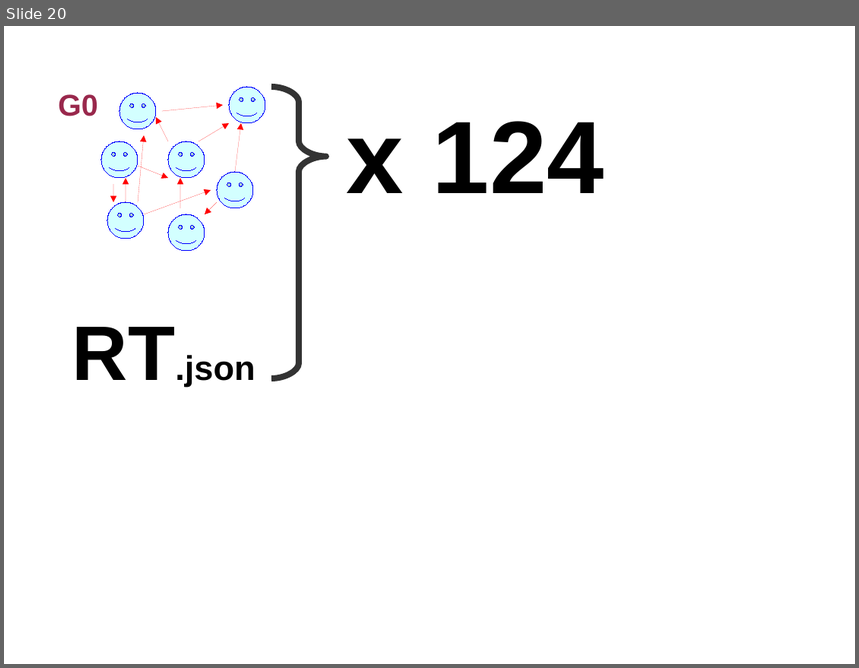
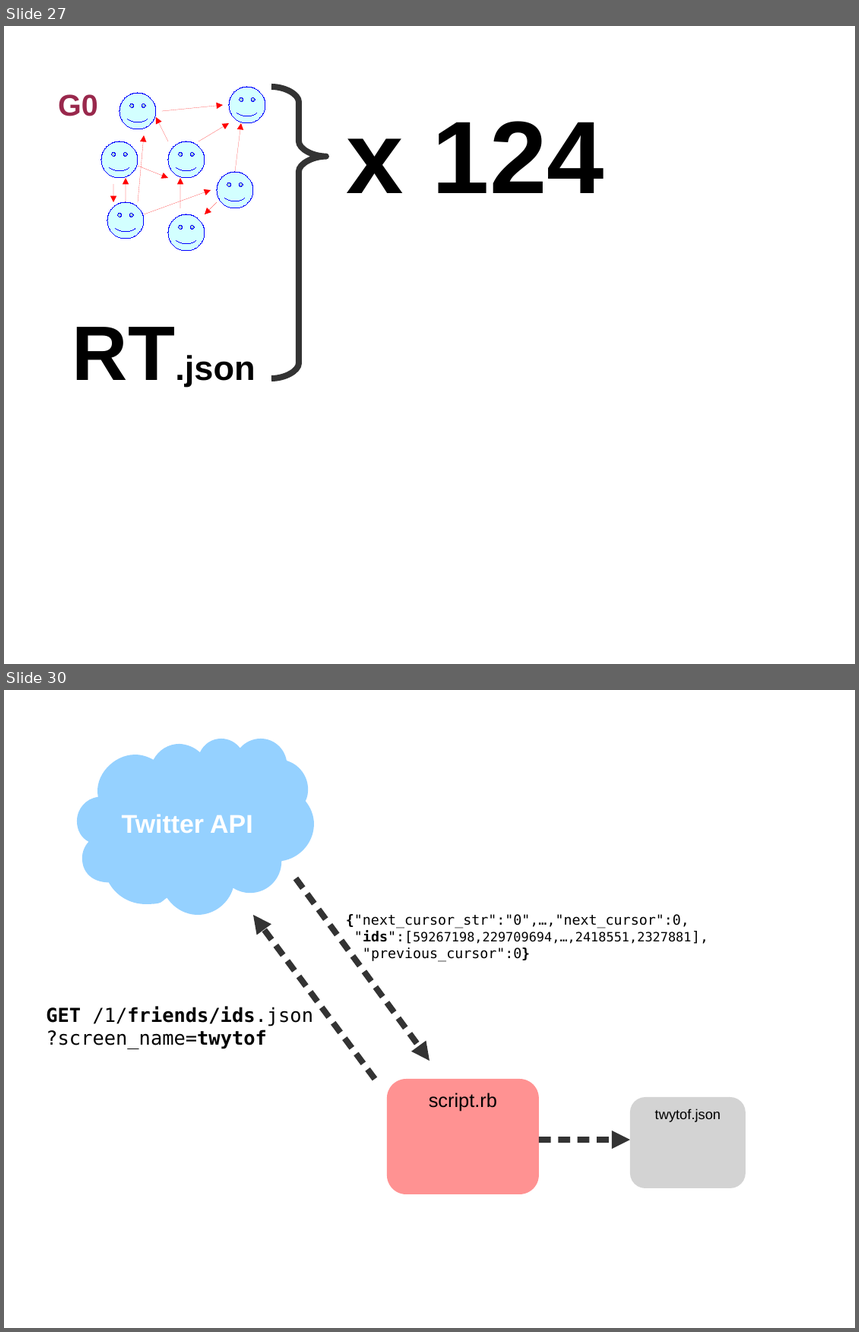
Before and after one commit to bfontaine/TwitterLiafa, a slide deck: docs/slides_fin_stage.odp. Shown one above the other, each under a label of ours: slide 20 before the commit, slides 27 and 30 after it; the slides between them are not shown. The pictures are 859x668 and 859x1332 pixels, drawn with LibreOffice and Linux fonts; fonts in the diff are those of the drawing. Boxes give left, top, right and bottom in pixels: in the first picture for what was removed or moved away, otherwise in the second. Text is boxed around its words. In the diff, an @@ line names an element or a change of style, - is before the commit and + after.

```diff
--- a/docs/slides_fin_stage.odp
+++ b/docs/slides_fin_stage.odp
@@ slide 30 added at (4, 690, 855, 1328), background #FFFFFF @@
@@ freeform shape added at (77, 739, 314, 915), fill #83CAFF at 85% opacity, 24 pt, text #FFFFFF, bold @@
+Twitter API
@@ arrow added from (296, 878) to (430, 1061), #333333 5.67 pt @@
@@ arrow added from (375, 1079) to (253, 915), #333333 5.67 pt @@
@@ text added at (346, 914, 692, 962), 13 pt, text #000000 @@
+{"next_cursor_str":"0",…,"next_cursor":0,
+"ids":[59267198,229709694,…,2418551,2327881],
+"previous_cursor":0}
@@ text added at (46, 1007, 314, 1049), 18 pt, text #000000 @@
+GET /1/friends/ids.json
+?screen_name=twytof
@@ rounded rectangle added at (387, 1079, 539, 1195), fill #FF8080 at 85% opacity, 18 pt, text #000000 @@
+script.rb
@@ rounded rectangle added at (630, 1098, 747, 1189), fill #CCCCCC at 85% opacity, 13 pt, text #000000 @@
+twytof.json
@@ arrow added from (539, 1141) to (630, 1141), #333333 5.67 pt @@
@@ what was slide 20 is now slide 27 @@
```
Also in this commit, not shown: 19 other slides added.
